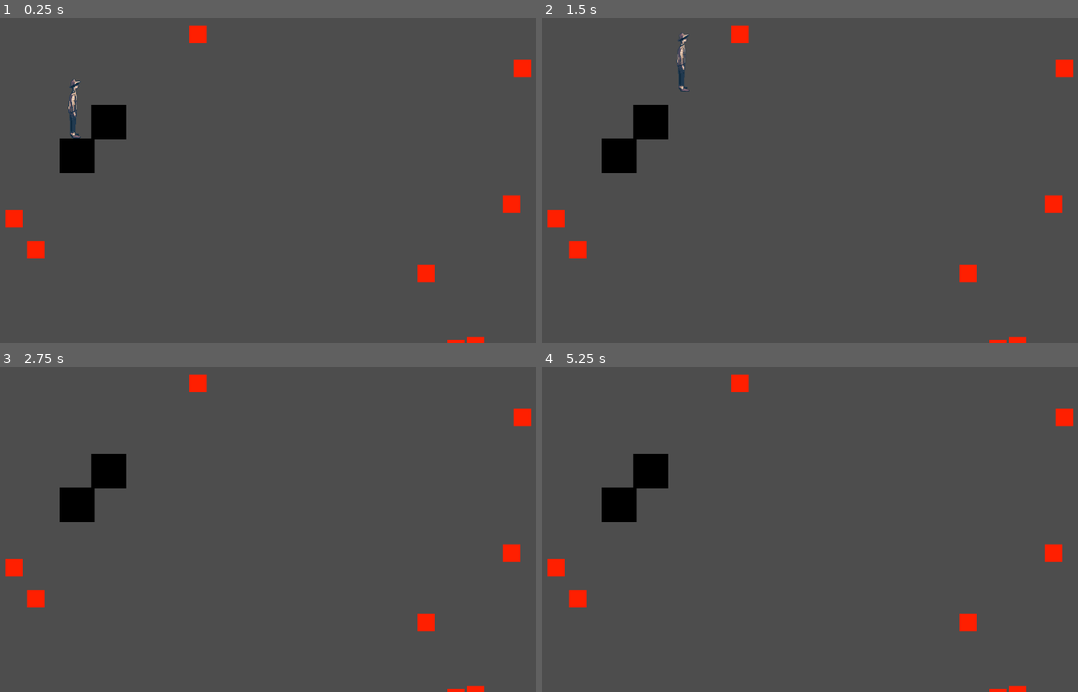
Above: before the commit, frames 1-4 (two rows, left to right).
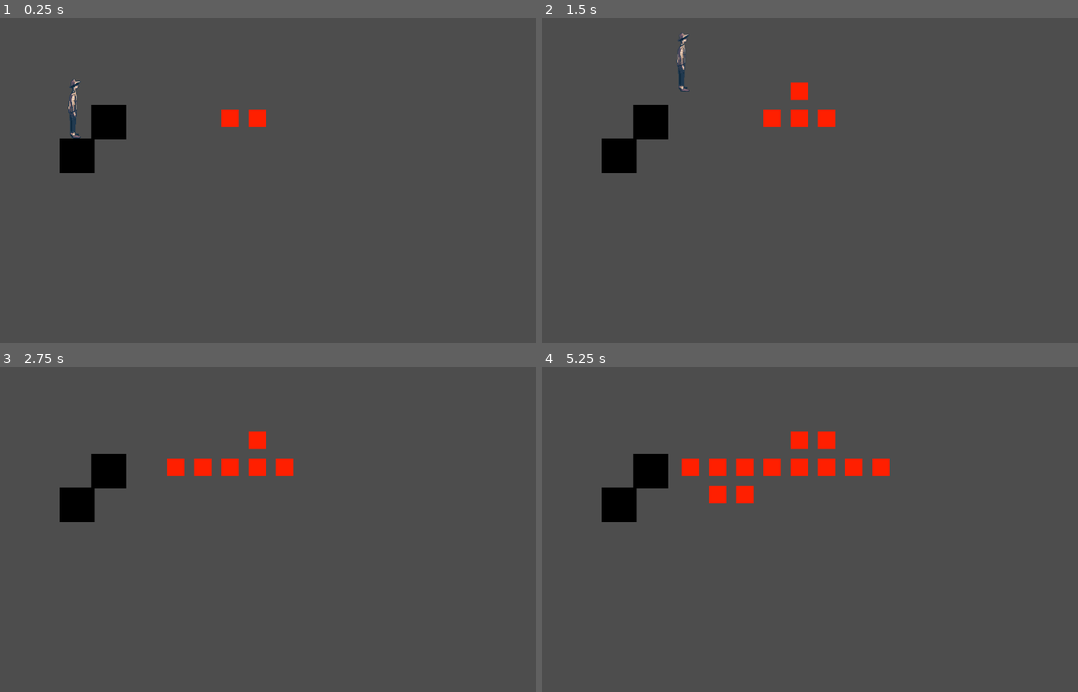
Above: after the commit, the same moments.

Repository: hellomynameisren/ludumdare
Game: Godot game, scene res://liquid/play_area.tscn
The game is run twice, just before and just after one commit, with the same random seed, the same clock (stepped at 60 frames per second) and the same inputs. The project has no main scene, so this scene is started directly.
Inputs:
- Up to frame 1 (0.25 s): no input
- Up to frame 2 (1.5 s): tap Enter at 0.5 s; hold Right (ui_right) from 0.53 s (still down); tap Up (ui_up) at 0.77 s
- Up to frame 3 (2.75 s): tap Up (ui_up) at 1.52 s; release Right (ui_right) at 2.03 s; hold Left (ui_left) from 2.03 s (still down)
- Up to frame 4 (5.25 s): tap Space at 2.75 s; release Left (ui_left) at 2.78 s; hold Right (ui_right) 2.78-4.28 s; tap Up (ui_up) at 3.02, 3.77, 4.52 s; tap Enter at 3.5 s; hold Left (ui_left) 4.28-5.03 s; hold Right (ui_right) from 5.03 s (still down)

The runs differ from the first frame. In frame 1, 1.5% of the frame differs, in the area x 1-100%, y 2-100%; in frame 2, 1.9%; in frame 3, 2.3%; in frame 4, 3.3%.

Commit message:
lava spawn

Diff:
--- /dev/null
+++ b/liquid/lava_block.gd
@@ -0,0 +1,14 @@
+extends StaticBody2D
+
+class_name lava_block
+
+
+
+# Called when the node enters the scene tree for the first time.
+func _ready():
+	pass # Replace with function body.
+
+
+# Called every frame. 'delta' is the elapsed time since the previous frame.
+func _process(delta):
+	pass
--- a/liquid/lava_block.tscn
+++ b/liquid/lava_block.tscn
@@ -1,4 +1,6 @@
-[gd_scene load_steps=4 format=3 uid="uid://dsnju0gh5v4m2"]
+[gd_scene load_steps=5 format=3 uid="uid://dsnju0gh5v4m2"]
+
+[ext_resource type="Script" path="res://liquid/lava_block.gd" id="1_iuhvf"]
 
 [sub_resource type="Gradient" id="Gradient_ad0f8"]
 offsets = PackedFloat32Array(0)
@@ -12,7 +14,8 @@
 [sub_resource type="RectangleShape2D" id="RectangleShape2D_5kff3"]
 size = Vector2(32, 32)
 
-[node name="WaterBlock" type="Area2D"]
+[node name="LavaBlock" type="StaticBody2D"]
+script = ExtResource("1_iuhvf")
 metadata/_edit_lock_ = true
 
 [node name="Sprite2D" type="Sprite2D" parent="."]
--- a/liquid/lava_spawner.gd
+++ b/liquid/lava_spawner.gd
@@ -1,7 +1,14 @@
 extends Node
+
 
 # Path to the water block scene
 var lava_block_scene = preload("res://liquid/lava_block.tscn")
+
+# Adjust these as per your game's needs
+var LAVA_TILE_ID = 1  # ID of your lava tile
+var CHECK_INTERVAL = 1.0  # seconds
+
+var world: Node2D
 
 # Number of blocks to spawn
 var number_to_spawn = 10
@@ -11,18 +18,53 @@
 var spawn_max = Vector2(1280, 720)
 
 func _ready():
-	for i in range(number_to_spawn):
-		spawn_random_lava_block()
+	world = get_parent()
+	set_process(true)
 
-func spawn_random_lava_block():
-	# Create an instance of the water block
-	var block = lava_block_scene.instantiate()
+func _process(delta):
+	# Every second, check for a place to add lava
+	if Time.get_ticks_msec() % int(CHECK_INTERVAL * 1000) < delta * 1000:
+		_add_lava()
 
-	# Set its position to a random location
-	block.position = Vector2(
-		randf_range(spawn_min.x, spawn_max.x),
-		randf_range(spawn_min.y, spawn_max.y)
-	)
+# Assuming you have a Lava scene or Lava script, you'll load it for instantiation
+var LavaScene = preload("res://liquid/lava_block.tscn")
 
-	# Add the block to the current scene
-	self.add_child(block)
+func _add_lava():
+	var potential_positions = []
+
+	for child in world.get_children():
+		print("One child is " + str(child))
+		# Check if the child is a lava node, adjust this based on your setup
+		if child is lava_block:  # Or "child is Lava" if Lava is a script type
+			print("Child is " + str(child.global_position))
+			for offset in [Vector2(0, 1), Vector2(1, 0), Vector2(0, -1), Vector2(-1, 0)]:
+				var check_position = child.global_position + 50 * offset
+				if _is_valid_lava_position(check_position):
+					potential_positions.append(check_position)
+
+	print("Potential positions: " + str(potential_positions))
+
+	if potential_positions:
+		var random_position = potential_positions[randi() % potential_positions.size()]
+		_place_lava_at(random_position)
+
+func _place_lava_at(position: Vector2):
+	var lava_instance = LavaScene.instantiate()
+	lava_instance.global_position = position
+	world.add_child(lava_instance)
+
+func _is_valid_lava_position(position: Vector2) -> bool:
+	var space_state = PhysicsServer2D.space_get_direct_state(world.get_world_2d().space)
+
+	var query_parameters = PhysicsPointQueryParameters2D.new()
+	query_parameters.position = position
+	query_parameters.exclude = [self]  # Assuming you don't want the spawner to be counted as a collision
+
+	var collisions = space_state.intersect_point(query_parameters)
+
+	if collisions:
+		return false  # There's something at this position
+
+	# Add more checks if needed
+
+	return true
--- a/liquid/play_area.tscn
+++ b/liquid/play_area.tscn
@@ -1,8 +1,9 @@
-[gd_scene load_steps=4 format=3 uid="uid://wrwp604x2ow3"]
+[gd_scene load_steps=5 format=3 uid="uid://wrwp604x2ow3"]
 
 [ext_resource type="PackedScene" uid="uid://df0tq61dwlnry" path="res://liquid/lava_spawner.tscn" id="1_pyp05"]
 [ext_resource type="PackedScene" uid="uid://bgyexa7lvrxca" path="res://liquid/player.tscn" id="2_cu1ex"]
 [ext_resource type="PackedScene" uid="uid://d172v5bthdwl7" path="res://liquid/wall_block.tscn" id="3_r7lax"]
+[ext_resource type="PackedScene" uid="uid://dsnju0gh5v4m2" path="res://liquid/lava_block.tscn" id="4_ir852"]
 
 [node name="PlayArea" type="Node2D"]
 
@@ -16,3 +17,6 @@
 
 [node name="WallBlock2" parent="." instance=ExtResource("3_r7lax")]
 position = Vector2(367, 241)
+
+[node name="LavaBlock" parent="." instance=ExtResource("4_ir852")]
+position = Vector2(590, 234)
